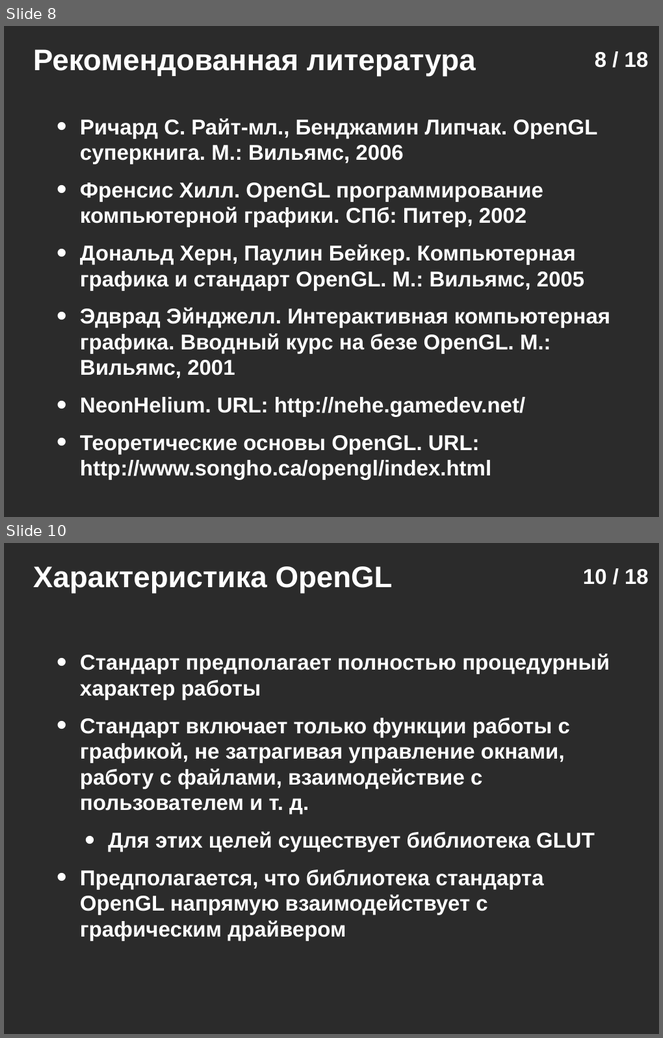
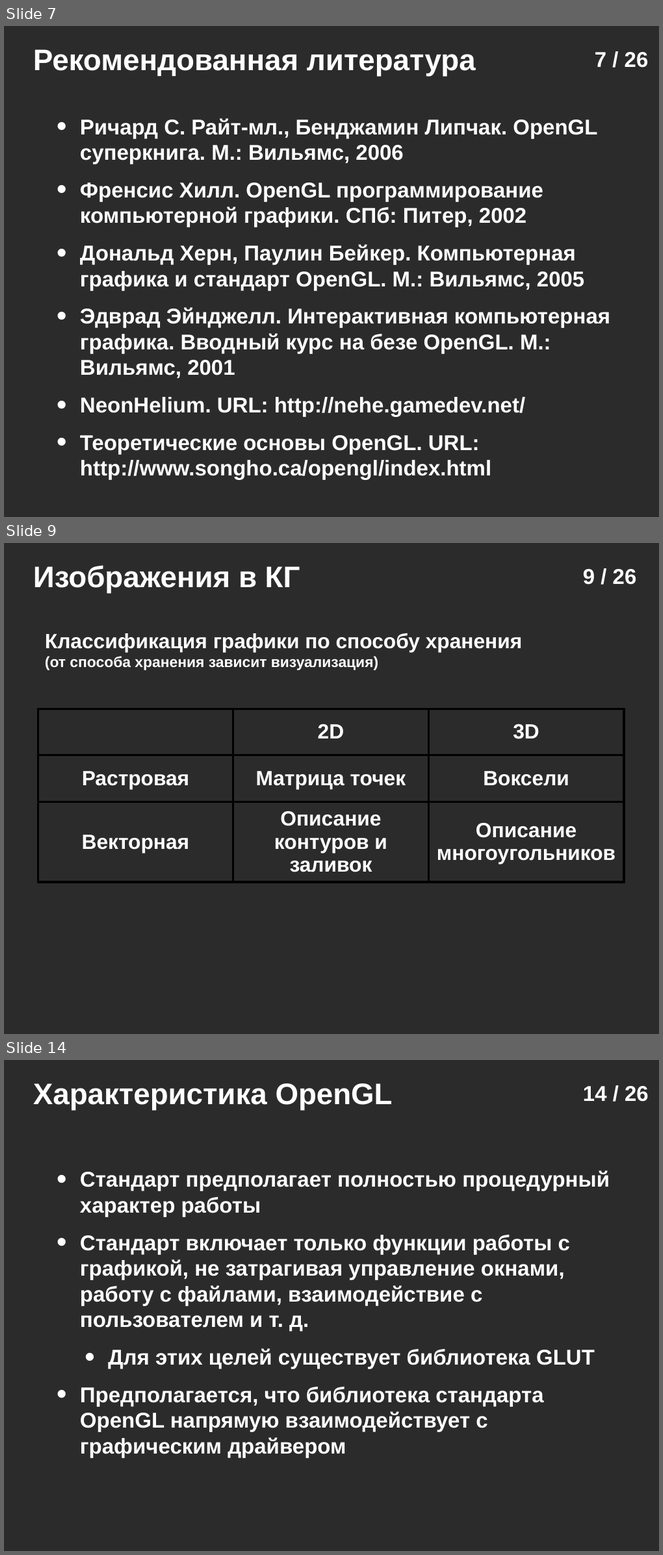
Before and after one commit to icosaeder/mmtech-lect, a slide deck: Лекции/Лекция №1/Лекция №1.odp. Shown one above the other, each under a label of ours: slides 8 and 10 before the commit, slides 7, 9 and 14 after it; the slides between them are not shown. The pictures are 663x1038 and 663x1555 pixels, drawn with LibreOffice and Linux fonts; fonts in the diff are those of the drawing; background and template pictures are left out; a plain dark background stands for a picture behind light text. Boxes give left, top, right and bottom in pixels: in the first picture for what was removed or moved away, otherwise in the second. Text is boxed around its words. In the diff, an @@ line names an element or a change of style, - is before the commit and + after.

```diff
--- a/Лекции/Лекция №1/Лекция №1.odp
+++ b/Лекции/Лекция №1/Лекция №1.odp
@@ slide 9 added at [4, 543, 659, 1034], background picture (left out) @@
@@ text added at [33, 565, 300, 593], 36 pt, text #FFFFFF, bold @@
+Изображения в КГ
@@ page number added at [583, 569, 637, 585], 26 pt, text #FFFFFF, bold @@
+9 / 26
@@ text added at [45, 633, 523, 670], 18 pt, text #FFFFFF, bold @@
+Классификация графики по способу хранения
+(от способа хранения зависит визуализация)
@@ table added at [38, 709, 625, 882], 3 rows, 3 columns @@
+ | 2D | 3D
+Растровая | Матрица точек | Воксели
+Векторная | Описание контуров и заливок | Описание многоугольников
@@ what was slide 8 is now slide 7 @@
@@ page number at [595, 52, 649, 68]: text changed @@
-8 / 18
+7 / 26
@@ what was slide 10 is now slide 14 @@
@@ page number at [583, 1086, 649, 1102]: text changed @@
-10 / 18
+14 / 26
```
Also in this commit, not shown: 6 slides changed, 11 other slides added, 4 slides removed, 4 other files.
